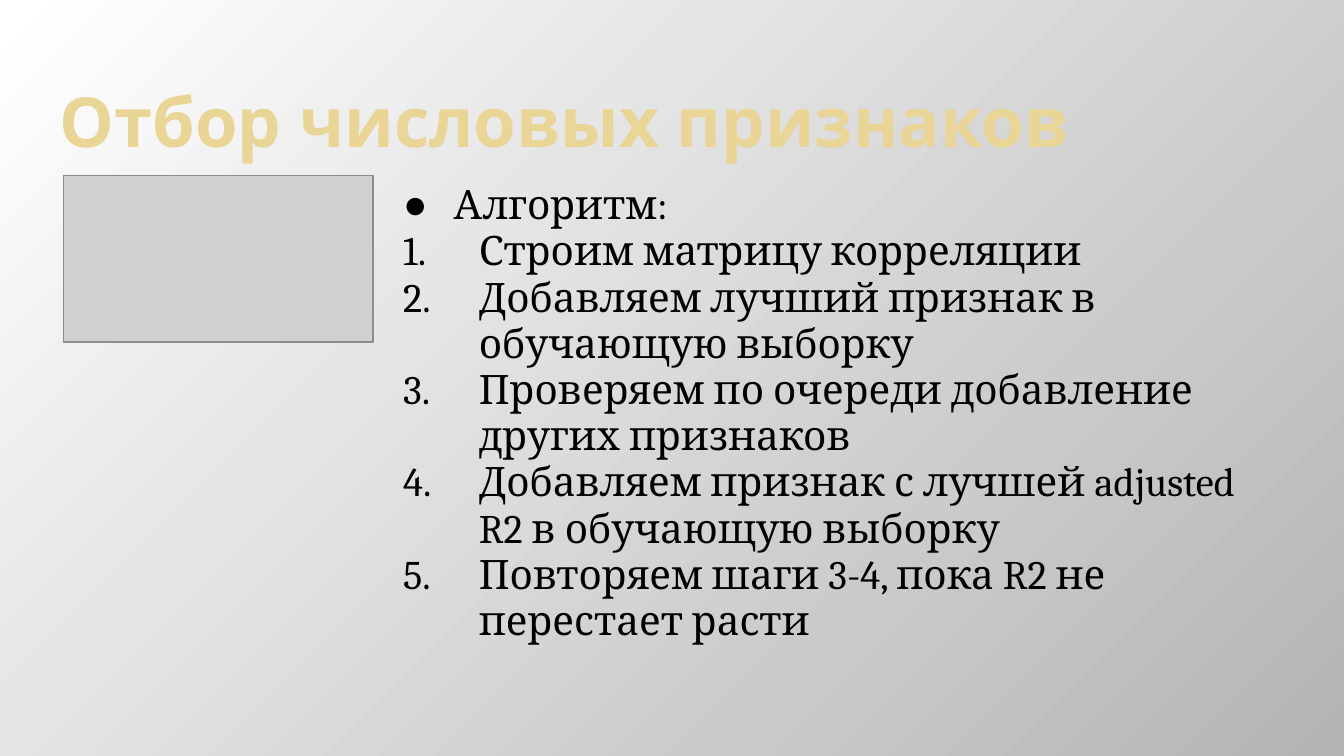
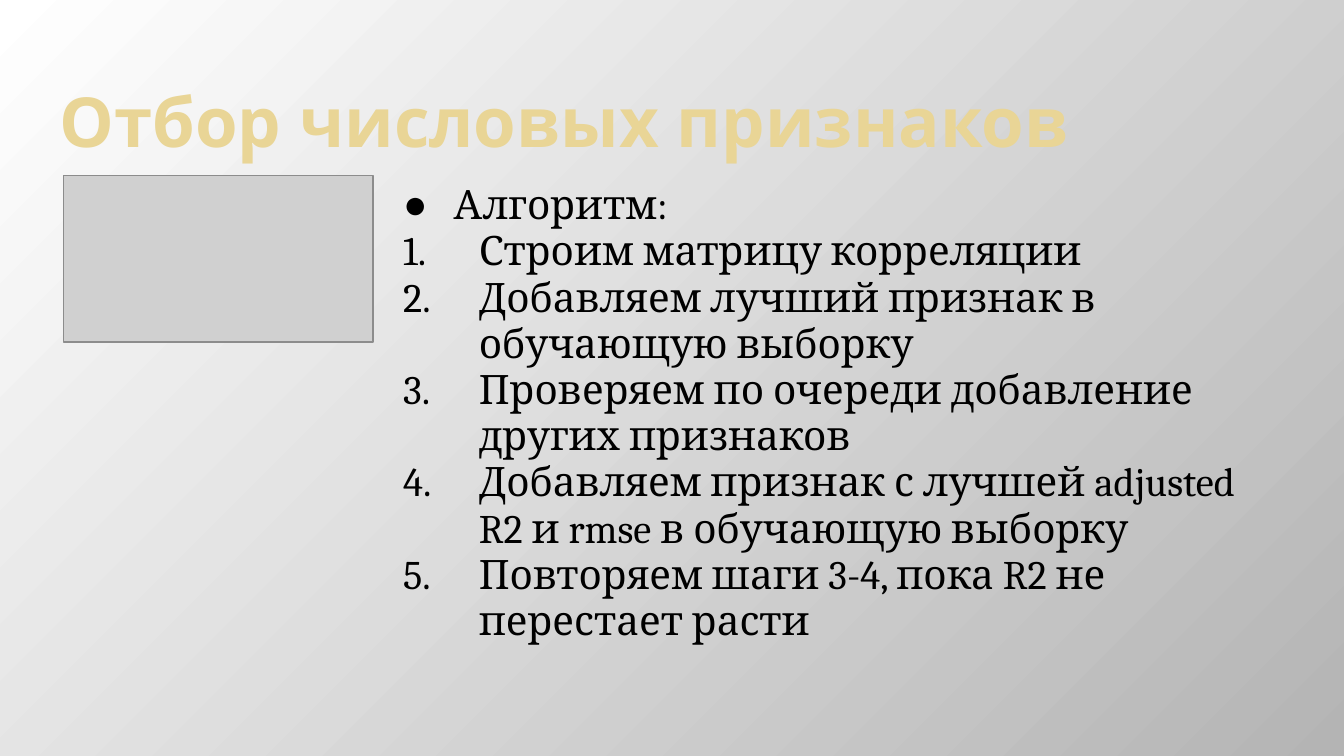
Before and after one commit to Dimildizio/DS_course, a slide deck: slide 9 of gradient-boosting/reports/House prices.pptx (slide 7 before the commit). Drawn at 1344x756 pixels with LibreOffice and Linux fonts; fonts in the diff are those of the drawing; grey boxes stand for pictures. Boxes give left, top, right and bottom in pixels: in the first picture for what was removed or moved away, otherwise in the second. Text is boxed around its words. In the diff, an @@ line names an element or a change of style, - is before the commit and + after.

```diff
--- a/gradient-boosting/reports/House prices.pptx
+++ b/gradient-boosting/reports/House prices.pptx
@@ text at box(479, 459, 1235, 553): text changed @@
-4. Добавляем признак с лучшей adjusted R2 в обучающую выборку
+4. Добавляем признак с лучшей adjusted R2 и rmse в обучающую выборку
```
Also in this commit, not shown: 9 other slides changed, 3 slides added, 1 slide removed.
